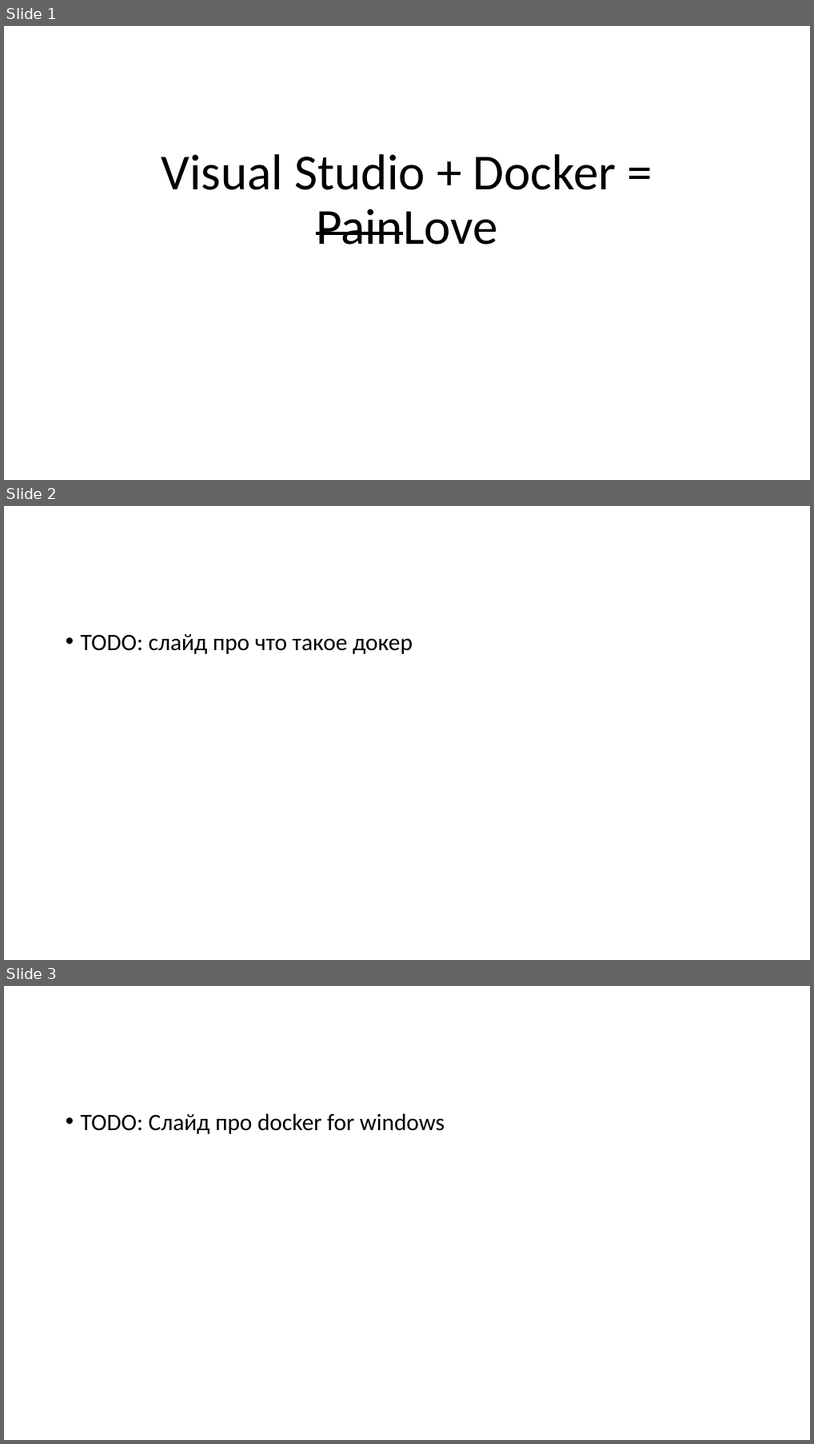
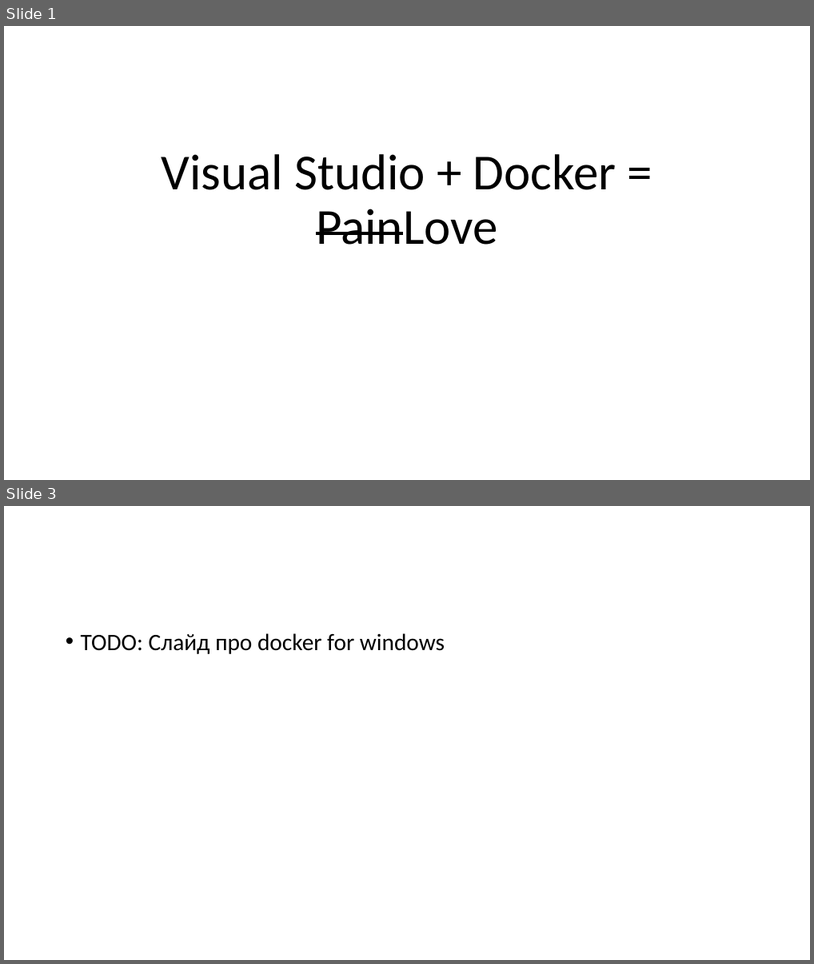
Before and after one commit to kugushev/presentations, a slide deck: 2019_VisualStudio-And-Docker/Presentation.pptx. Shown one above the other, each under a label of ours: slides 1, 2 and 3 before the commit, slides 1 and 3 after it; the slides between them are not shown. The pictures are 814x1444 and 814x964 pixels, drawn with LibreOffice and Linux fonts; fonts in the diff are those of the drawing. Boxes give left, top, right and bottom in pixels: in the first picture for what was removed or moved away, otherwise in the second. Text is boxed around its words. In the diff, an @@ line names an element or a change of style, - is before the commit and + after.

```diff
--- a/2019_VisualStudio-And-Docker/Presentation.pptx
+++ b/2019_VisualStudio-And-Docker/Presentation.pptx
@@ slide 2 removed at box(4, 506, 810, 960), background #FFFFFF @@
@@ text removed at box(81, 634, 413, 654) @@
-• TODO: слайд про что такое докер
```
Also in this commit, not shown: 1 slide added.
